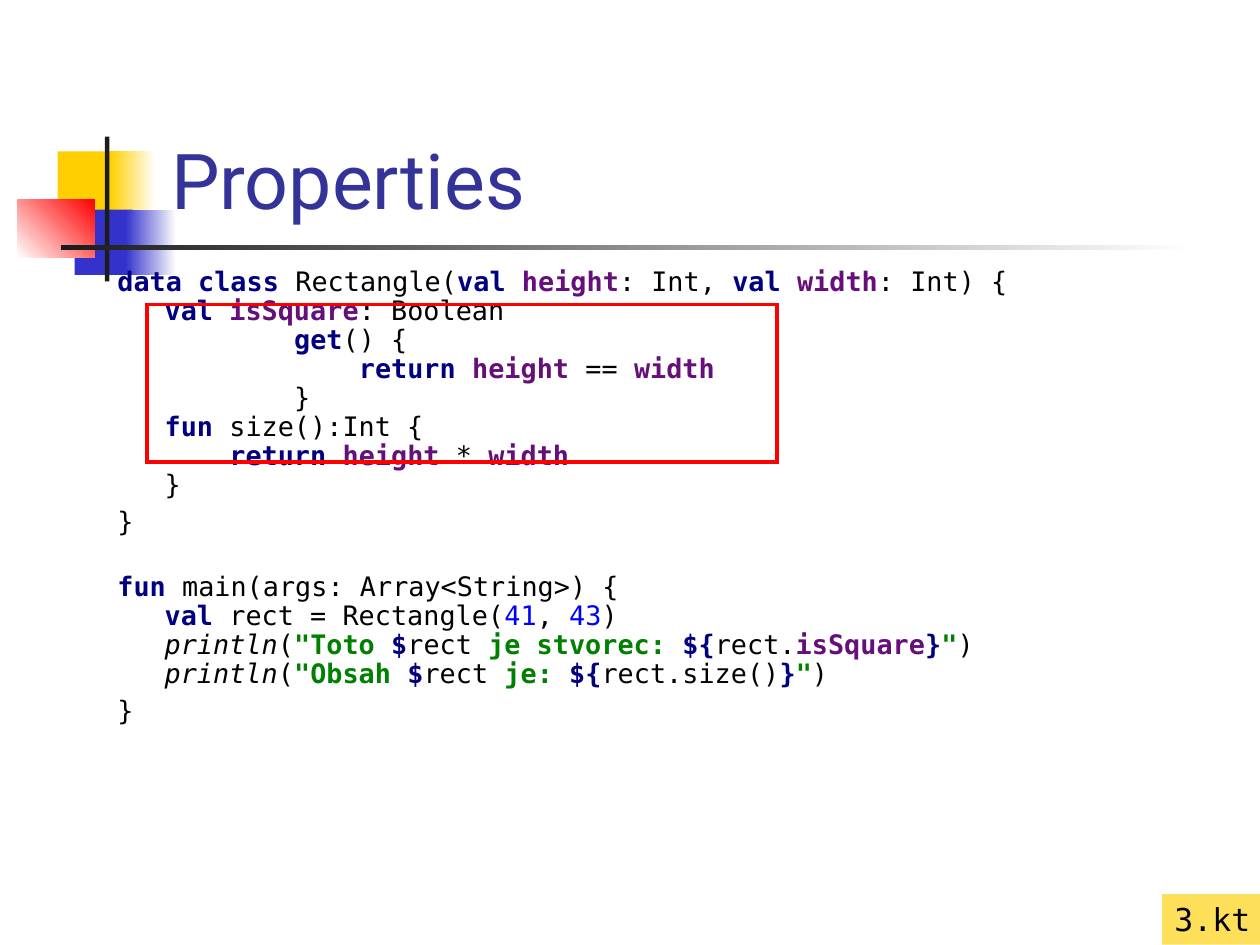
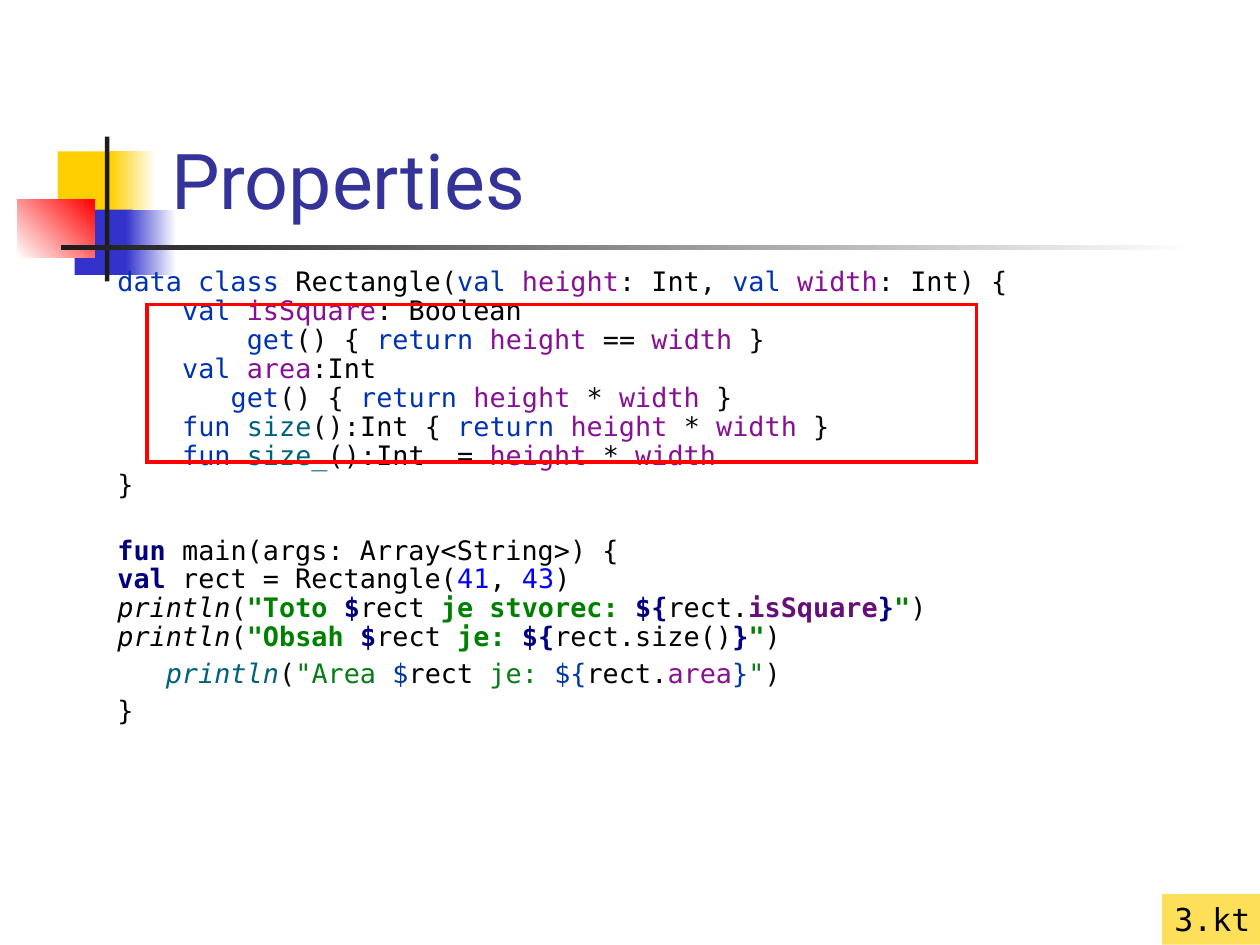
Before and after one commit to vmandro/Prednasky, a slide deck: slide 5 of 02/02_Kotlin.ppt. Drawn at 1260x945 pixels with LibreOffice and Linux fonts; fonts in the diff are those of the drawing. Boxes give left, top, right and bottom in pixels: in the first picture for what was removed or moved away, otherwise in the second. Text is boxed around its words. In the diff, an @@ line names an element or a change of style, - is before the commit and + after.

```diff
--- a/02/02_Kotlin.ppt
+++ b/02/02_Kotlin.ppt
@@ text "data class Rectangle(val height: Int, ..." at box(117, 270, 975, 689): indent changed @@
@@ text at box(117, 270, 975, 689): text changed; bold off @@
-data class Rectangle(val height: Int, val width: Int) {
-val isSquare: Boolean
-get() {
-return height == width
-}
-fun size():Int {
-return height * width
-}
+data class Rectangle(val height: Int, val width: Int) {
+val isSquare: Boolean
+get() { return height == width }
+val area:Int
+get() { return height * width }
+fun size():Int { return height * width }
+fun size_():Int = height * width
+}
+fun main(args: Array<String>) {
+val rect = Rectangle(41, 43)
+println("Toto $rect je stvorec: ${rect.isSquare}")
+println("Obsah $rect je: ${rect.size()}")
+println("Area $rect je: ${rect.area}")
@@ rectangle: place and size @@
-rectangle at box(147, 305, 777, 462)
+rectangle at box(147, 305, 976, 462)
@@ text at box(117, 575, 973, 689): paragraphs removed @@
-fun main(args: Array<String>) {
-val rect = Rectangle(41, 43)
-println("Toto $rect je stvorec: ${rect.isSquare}")
-println("Obsah $rect je: ${rect.size()}")
-}
```
Also in this commit, not shown: 5 other slides changed, 2 slides removed, 2 other files.
